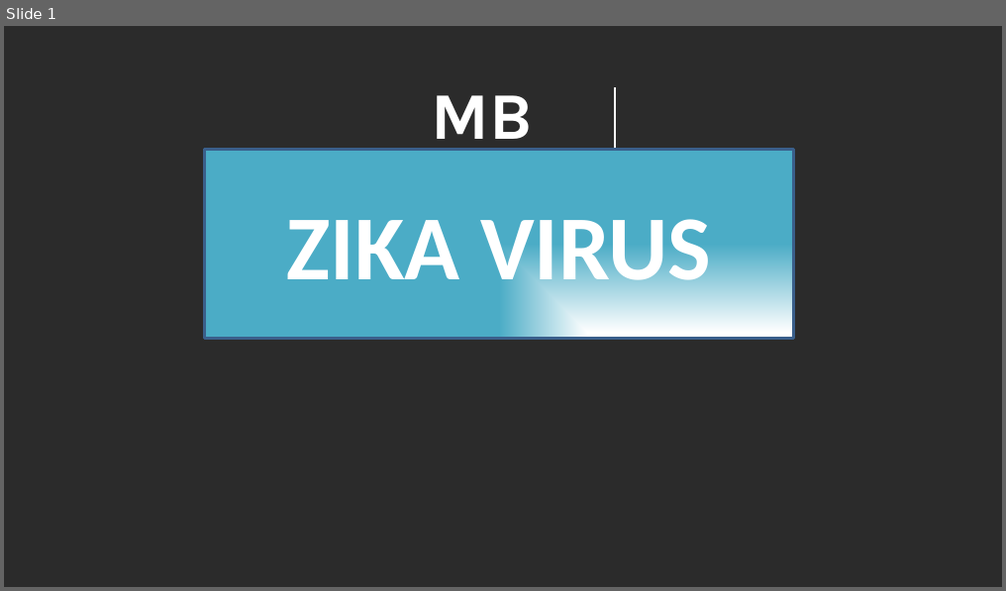
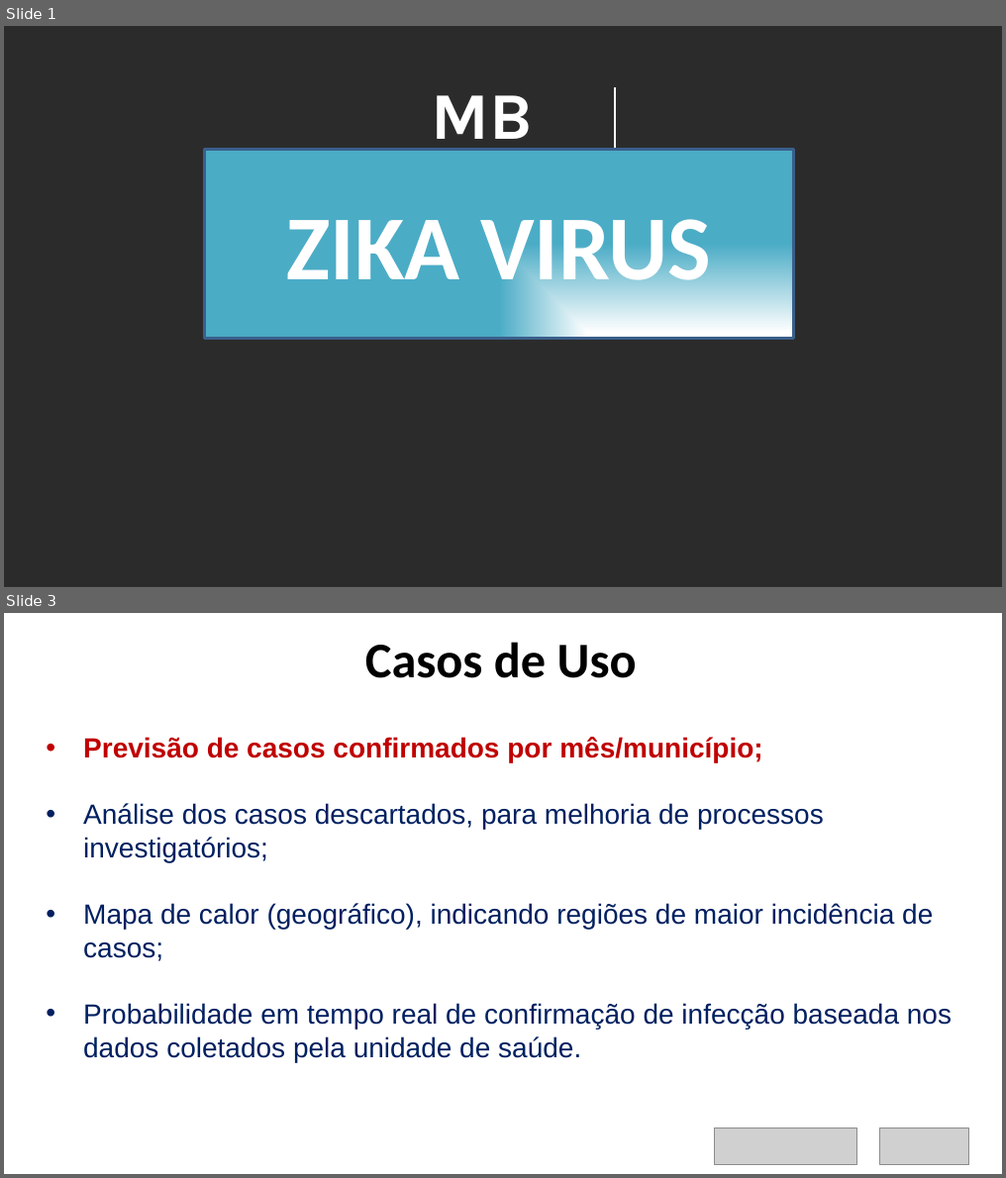
Before and after one commit to etportela/zika-data, a slide deck: pdfs/ZIKA_VIRUS.pptx. Shown one above the other, each under a label of ours: slide 1 before the commit, slides 1 and 3 after it; the slides between them are not shown. The pictures are 1006x591 and 1006x1178 pixels, drawn with LibreOffice and Linux fonts; fonts in the diff are those of the drawing; grey boxes stand for pictures; background and template pictures are left out; a plain dark background stands for a picture behind light text. Boxes give left, top, right and bottom in pixels: in the first picture for what was removed or moved away, otherwise in the second. Text is boxed around its words. In the diff, an @@ line names an element or a change of style, - is before the commit and + after.

```diff
--- a/pdfs/ZIKA_VIRUS.pptx
+++ b/pdfs/ZIKA_VIRUS.pptx
@@ slide 3 added at (x1=4, y1=613, x2=1002, y2=1174), background picture (left out) @@
@@ rectangle added at (x1=4, y1=613, x2=1002, y2=1173), fill #FFFFFF @@
@@ text added at (x1=365, y1=642, x2=637, y2=678), 36 pt, text #000000, bold @@
+Casos de Uso
@@ text added at (x1=442, y1=649, x2=565, y2=678), 40 pt, text #FFFFFF @@
+Título
@@ text added at (x1=83, y1=737, x2=951, y2=1062), 20 pt, text #002060 @@
+• Previsão de casos confirmados por mês/município;
+• Análise dos casos descartados, para melhoria de processos investigatórios;
+• Mapa de calor (geográfico), indicando regiões de maior incidência de casos;
+• Probabilidade em tempo real de confirmação de infecção baseada nos dados coletados pela unidade de saúde.
@@ text added at (x1=101, y1=756, x2=310, y2=804), 32 pt, text #FFFFFF @@
+• Conteúdo 2
@@ picture added at (x1=715, y1=1129, x2=856, y2=1165) @@
@@ picture added at (x1=880, y1=1129, x2=969, y2=1165) @@
```
Also in this commit, not shown: 10 slides changed, 5 other slides added, 1 slide removed.
